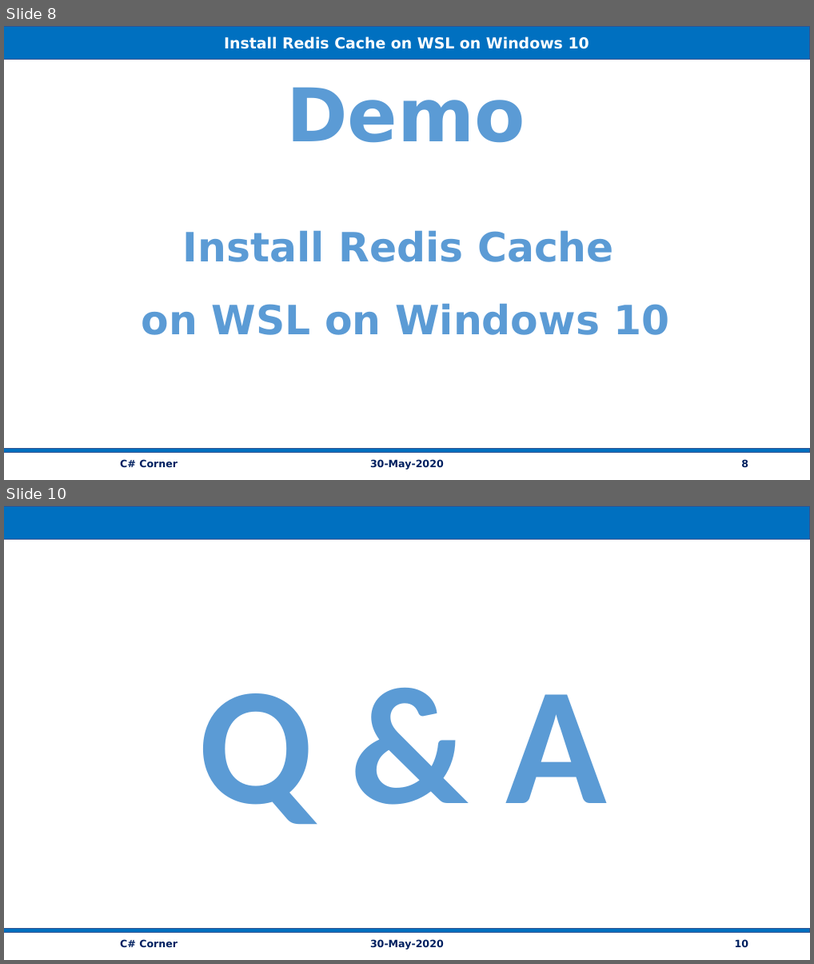
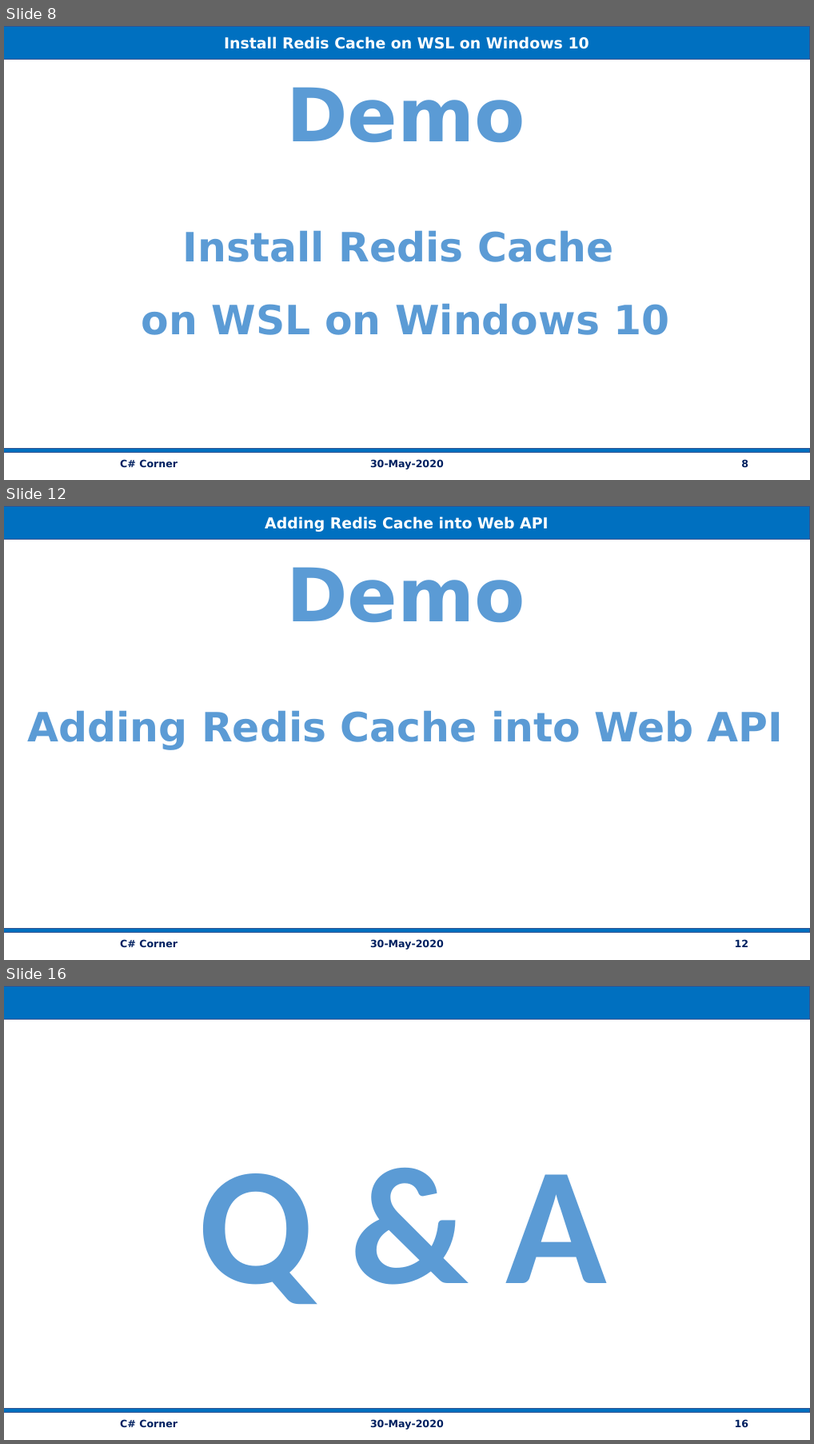
Before and after one commit to vishipayyallore/speaker_series_2021, a slide deck: CSharpCorner/30May2020_ASP.NetCoreWebAPI_SQLServer_Redis/Documentation/ASP.NetCoreWebAPI_SQLServer_Redis_Angular9UI.pptx. Shown one above the other, each under a label of ours: slides 8 and 10 before the commit, slides 8, 12 and 16 after it; the slides between them are not shown. The pictures are 814x964 and 814x1444 pixels, drawn with LibreOffice and Linux fonts; fonts in the diff are those of the drawing. Boxes give left, top, right and bottom in pixels: in the first picture for what was removed or moved away, otherwise in the second. Text is boxed around its words. In the diff, an @@ line names an element or a change of style, - is before the commit and + after.

```diff
--- a/CSharpCorner/30May2020_ASP.NetCoreWebAPI_SQLServer_Redis/Documentation/ASP.NetCoreWebAPI_SQLServer_Redis_Angular9UI.pptx
+++ b/CSharpCorner/30May2020_ASP.NetCoreWebAPI_SQLServer_Redis/Documentation/ASP.NetCoreWebAPI_SQLServer_Redis_Angular9UI.pptx
@@ slide 12 added at <box>4,506,810,960</box>, background #FFFFFF @@
@@ rectangle added at <box>4,507,810,540</box>, fill #0070C0, outline #325491 1 pt, 18 pt, text #FFFFFF, bold @@
+Adding Redis Cache into Web API
@@ text added at <box>27,567,784,750</box>, 48 pt, text #5B9BD5, bold @@
+Demo
+Adding Redis Cache into Web API
@@ rectangle added at <box>4,928,810,932</box>, fill #0070C0, outline #325491 1 pt @@
@@ text added at <box>120,939,178,948</box>, 12 pt, text #002060, bold @@
+C# Corner
@@ text added at <box>370,939,444,949</box>, 12 pt, text #002060, bold @@
+30-May-2020
@@ page number added at <box>735,939,749,947</box>, 12 pt, text #002060, bold @@
+12
@@ what was slide 10 is now slide 16 @@
```
Also in this commit, not shown: 1 slide changed, 5 other slides added, 59 other files.
